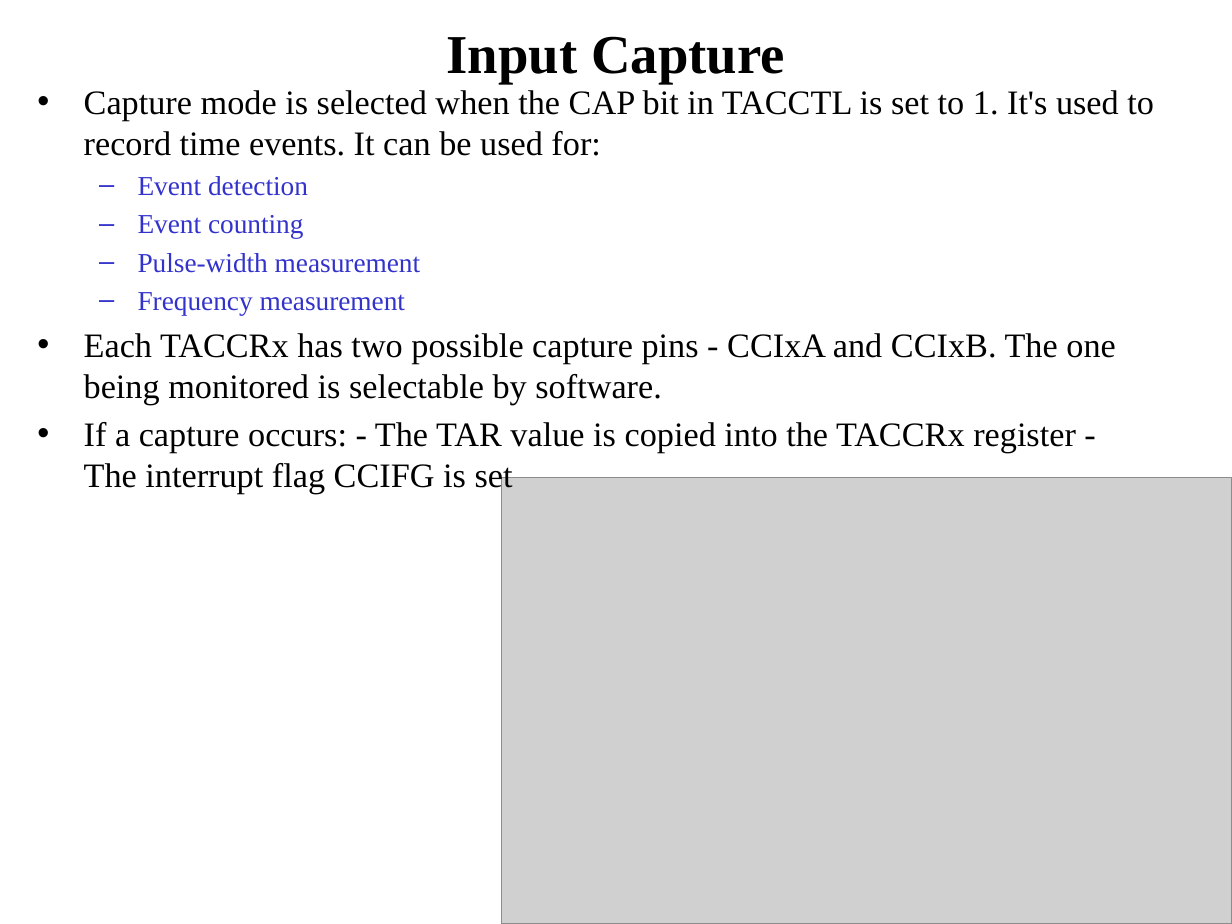
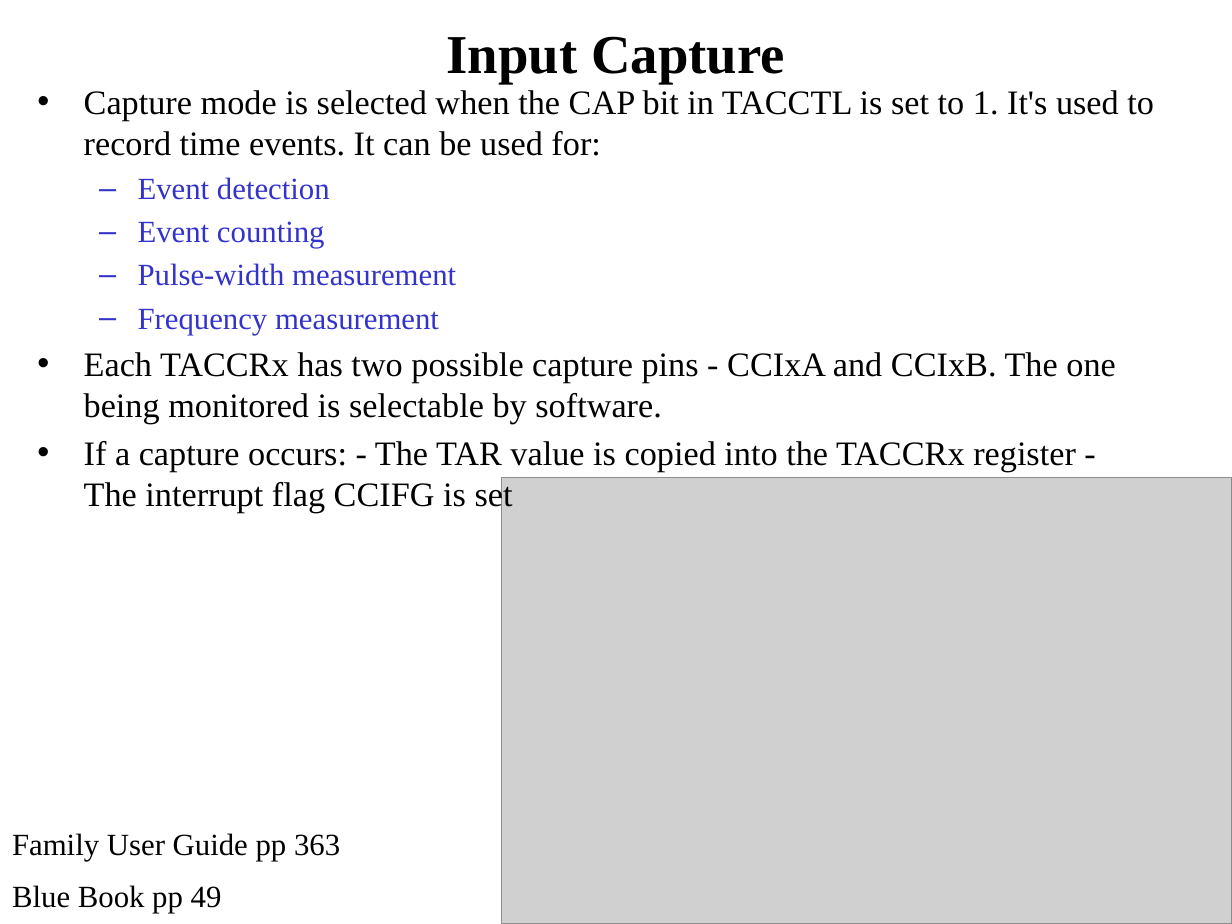
Before and after one commit to pw4rn3r/ECE382, a slide deck: slide 15 of notes/L31/Lsn32.pptx (slide 14 before the commit). Drawn at 1232x924 pixels with LibreOffice and Linux fonts; fonts in the diff are those of the drawing; grey boxes stand for pictures. Boxes give left, top, right and bottom in pixels: in the first picture for what was removed or moved away, otherwise in the second. Text is boxed around its words. In the diff, an @@ line names an element or a change of style, - is before the commit and + after.

```diff
--- a/notes/L31/Lsn32.pptx
+++ b/notes/L31/Lsn32.pptx
@@ text at (138,177,456,335): size 16 to 18 pt in "Event detection", "Event counting", "Pulse-width measurement", "Frequency measurement" @@
@@ text added at (12,833,340,913), 18 pt, text #000000 @@
+Family User Guide pp 363
+Blue Book pp 49
```
Also in this commit, not shown: 7 other slides changed, 11 slides added, 2 slides removed.
